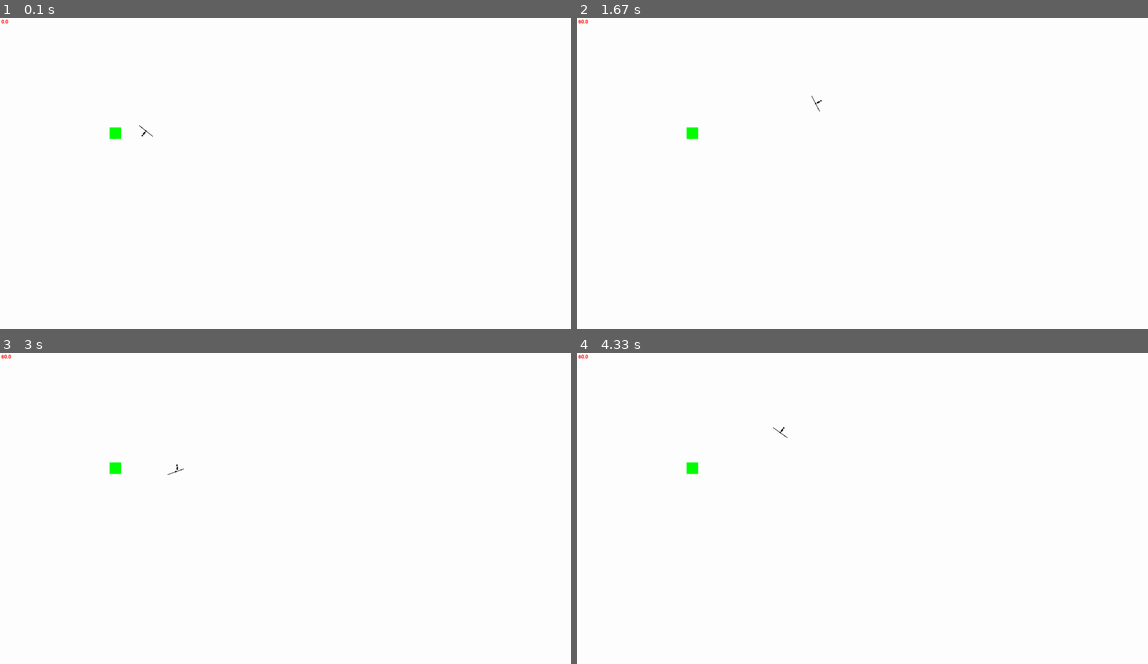
Above: before the commit, frames 1-4 (two rows, left to right).
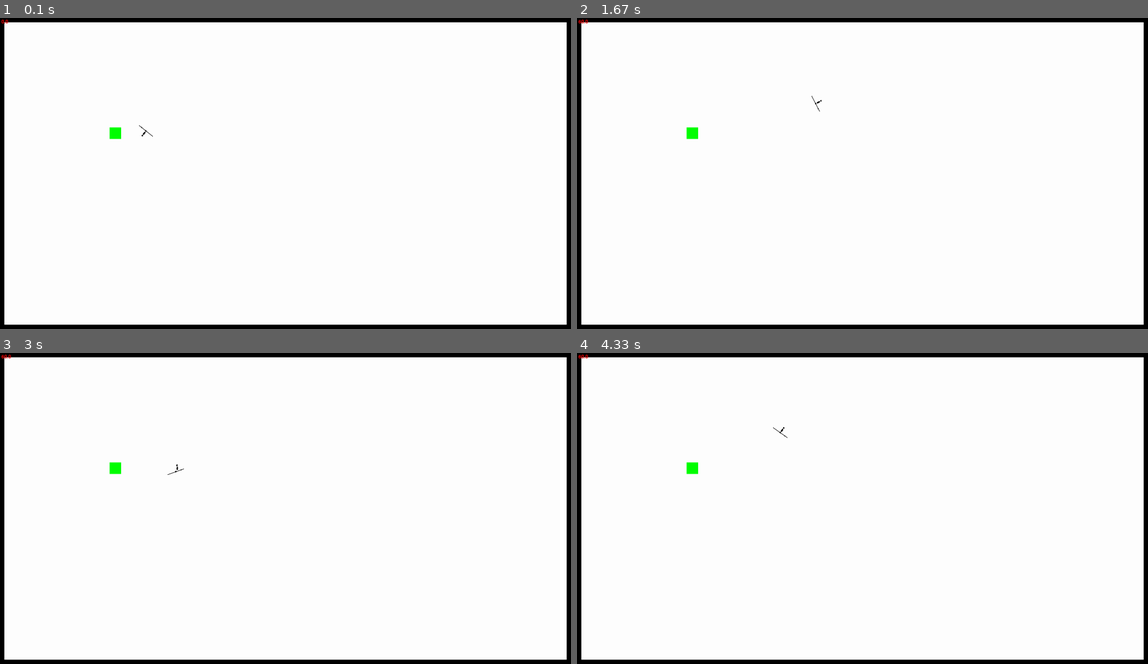
Above: after the commit, the same moments.

Repository: LeBoku/tds
Game: pygame game, started from src/tds.py
The game is run twice, just before and just after one commit, with the same random seed, the same clock (stepped at 60 frames per second) and the same inputs.
Inputs (mouse positions are in pixels of both pictures, inside the frame that each line leads up to):
- Up to frame 1 (0.1 s): no input
- Up to frame 2 (1.67 s): hold D 0.33-0.8 s; move the mouse to (839, 185) at 0.37 s; hold W 0.83-1.13 s; move the mouse to (1045, 164) at 0.87 s; hold D 1.17-1.63 s; move the mouse to (868, 195) at 1.2 s
- Up to frame 3 (3 s): hold A 1.67-2.2 s; move the mouse to (148, 511) at 1.7 s; click (108, 461) at 2.28 s; hold S 2.57-2.87 s; click (108, 580) at 2.65 s; hold A from 2.9 s (still down); click (371, 399) at 2.98 s
- Up to frame 4 (4.33 s): release A at 3.3 s; hold W 3.33-3.7 s; click (1073, 617) at 3.42 s; hold D from 3.73 s (still down); click (931, 536) at 3.82 s

The runs differ from the first frame. In frame 1, 4.4% of the frame differs, in the area x 0-100%, y 0-100%; in frame 2, 4.4%; in frame 3, 4.4%; in frame 4, 4.4%.

Commit message:
Introduced Boundry

Diff:
--- a/src/map/map/mapController.py
+++ b/src/map/map/mapController.py
@@ -1,3 +1,4 @@
+from pygame import Rect
 from pygame.math import Vector2
 
 from map.base.controller import Controller
@@ -8,6 +9,8 @@
 from map.map.mapDisplay import MapDisplay
 from map.mapEntityController import MapEntityController
 from map.characters.playerController import PlayerController
+
+from map.props.boundry import Boundry
 
 from store import images
 from store.types.dicts import Particle, DotDict
@@ -39,13 +42,11 @@
 	def addParticle(self, particle):
 		self.particles.append(particle)
 
-	def addCollisionEntity(self, entity, collisionPoints):
-		entity.collisionPoints = collisionPoints
+	def addCollisionEntity(self, entity):
 		self.collisionEntities.append(entity)
 
 	def isCollidingWithSomeThing(self, initiator):
-		collisionResult = DotDict(isColliding = False,
-			collisions=[])
+		collisionResult = DotDict(isColliding=False, collisions=[])
 
 		for entity in self.collisionEntities:
 			if entity is not None:
@@ -63,12 +64,36 @@
 		box = self.addEntity(MapEntityController(self))
 		box.setBaseImage(images.props.crate())
 		box.coord = Vector2(400, 400)
-		self.addCollisionEntity(box, [(-20, -20),
+		box.collisionPoints = [
+			(-20, -20),
 			(20, -20),
 			(20, 20),
-			(-20, 20)])
+			(-20, 20)
+		]
 
+		self.addCollisionEntity(box)
+
+		self.setUpBoundry()
 		self.setUpPlayer()
+
+	def setUpBoundry(self):
+		boundryWidth = 15
+
+		boundryRects = [
+			Rect((0, 0), (config.mapBounds[0], boundryWidth)),
+			Rect((0, 0), (boundryWidth, config.mapBounds[1])),
+			Rect((config.mapBounds[0] - boundryWidth, 0), (boundryWidth, 2000)),
+			Rect((0, config.mapBounds[1]-boundryWidth), (config.mapBounds[0], boundryWidth))
+		]
+
+		color = (0, 0, 0)
+		boundries = []
+
+		for boundry in boundryRects:
+			boundries.append(Boundry(self, boundry, color))
+
+		for boundry in boundries:
+			self.addEntity(boundry)
 
 	def setUpPlayer(self):
 		self.player = self.addEntity(PlayerController(self))
--- /dev/null
+++ b/src/map/props/boundry.py
@@ -0,0 +1,13 @@
+from map.mapEntityController import MapEntityController
+from store.images import props
+
+
+class Boundry(MapEntityController):
+	def __init__(self, map, rect, color=(0, 0, 0)):
+		super().__init__(map)
+		self.setBaseImage(props.boundry(rect, color))
+		self.coord = rect.center
+		rect.center = 0, 0
+
+		self.collisionPoints = [rect.topleft, rect.topright, rect.bottomright, rect.bottomleft]
+		map.addCollisionEntity(self)
Empty file added: src/map/props/__init__.py
